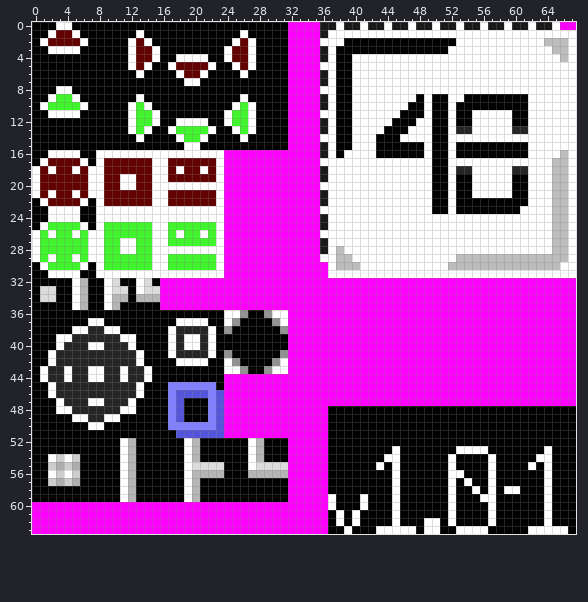
Two versions of one sprite sheet, src/main/resources/assets/layertab.png. This is how it looked before the edit.
The file is 68x64 pixels. Colours within 5 levels of each other are drawn and written as one.
After:
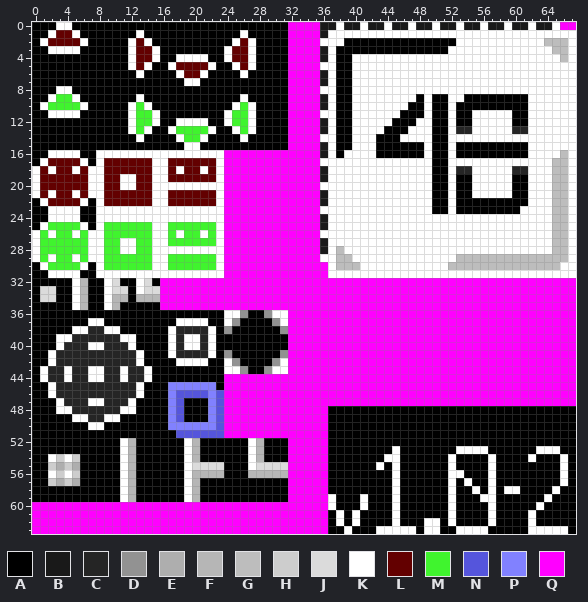
Palette (. is transparent): A #000000  B #191919  C #252525  D #929292  E #aeaeae  F #b6b6b6  G #bdbdbd  H #cdcdcd  J #dbdbdb  K #ffffff  L #630000  M #40f42e  N #5555dc  P #8181ff  Q #ff00ff
Change:
@@ x 60..67 @@
 52 AAAAAAAA
-53 AAAAKAAA
-54 AAAKKAAA
-55 AAKAKAAA
-56 AAAAKAAA
-57 AAAAKAAA
-58 KAAAKAAA
+53 AAAKKKAA
+54 AAKAAAKA
+55 AAAAAAKA
+56 AAAAAAKA
+57 AAAAAAKA
+58 KAAAAKAA
 59 AAAAKAAA
-60 AAAAKAAA
-61 AAAAKAAA
-62 AAAAKAAA
+60 AAAKAAAA
+61 AAKAAAAA
+62 AAKAAAAA
 63 AAKKKKKA
Where, in picture pixels (left, top, right, bottom), the same in both pictures:
changed: (528, 446, 568, 526)
